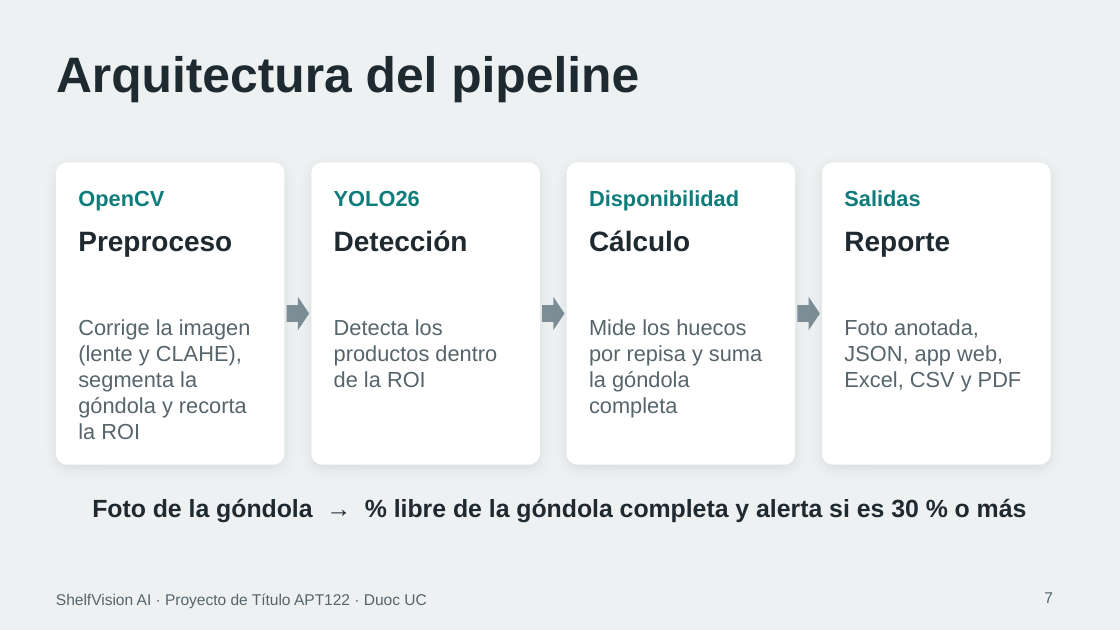
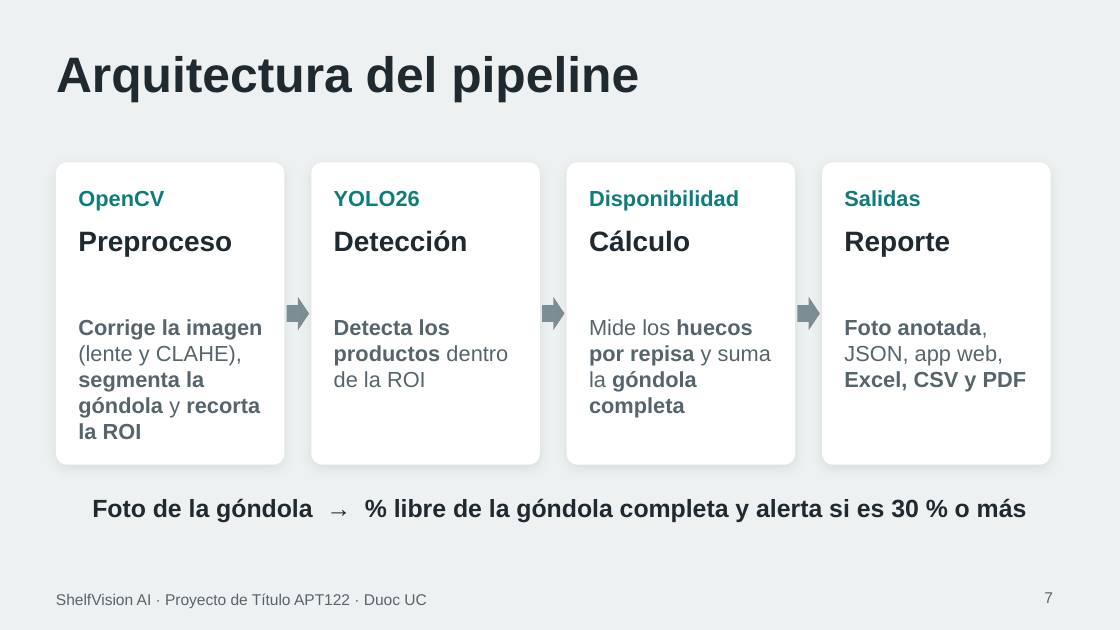
Before and after one commit to marcianabun/capstone, a slide deck: slide 7 of Fase 2/Evidencias Proyecto/Presentación Proyecto.pptx. Drawn at 1120x630 pixels with LibreOffice and Linux fonts; fonts in the diff are those of the drawing. Boxes give left, top, right and bottom in pixels: in the first picture for what was removed or moved away, otherwise in the second. Text is boxed around its words. In the diff, an @@ line names an element or a change of style, - is before the commit and + after.

```diff
--- a/Fase 2/Evidencias Proyecto/Presentación Proyecto.pptx
+++ b/Fase 2/Evidencias Proyecto/Presentación Proyecto.pptx
@@ text "Corrige la imagen (lente y ..." at <box>78,319,262,439</box>: bold on in "Corrige la imagen segmenta la góndola recorta ..." @@
@@ text "Detecta los productos dentro de ..." at <box>334,319,508,387</box>: bold on in "Detecta los productos" @@
@@ text "Mide los huecos por repisa ..." at <box>589,319,771,418</box>: bold on in "huecos por repisa góndola completa" @@
@@ text "Foto anotada, JSON, app web, ..." at <box>844,319,1027,392</box>: bold on in "Foto anotada, Excel, CSV y PDF" @@
```
Also in this commit, not shown: 8 other slides changed, 1 slide added, 4 other files.
